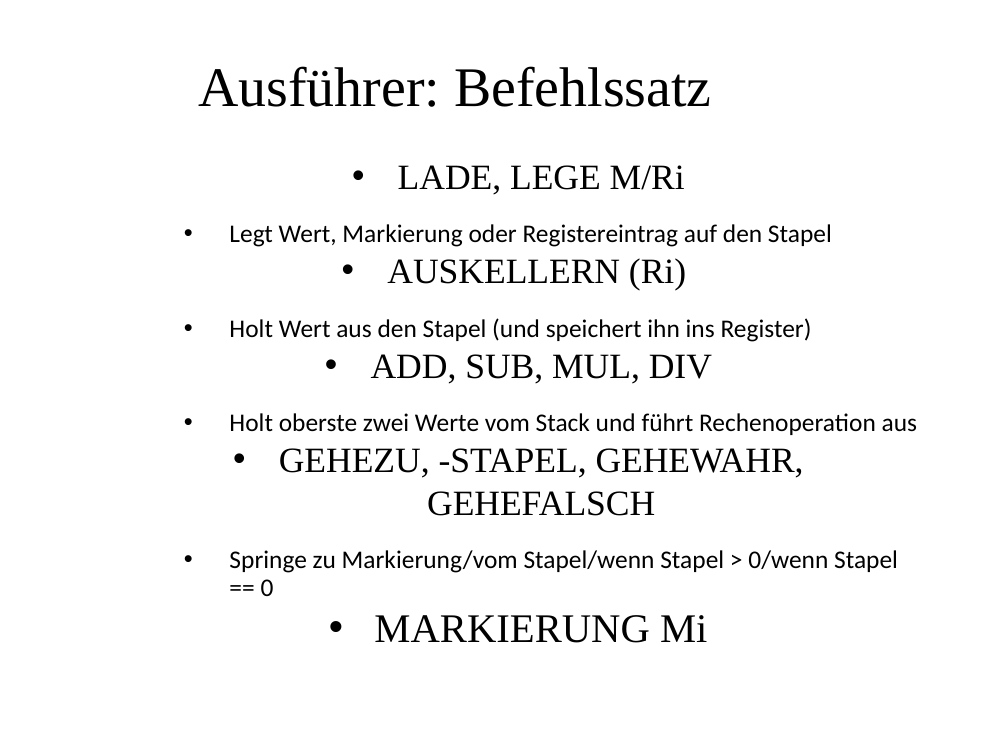
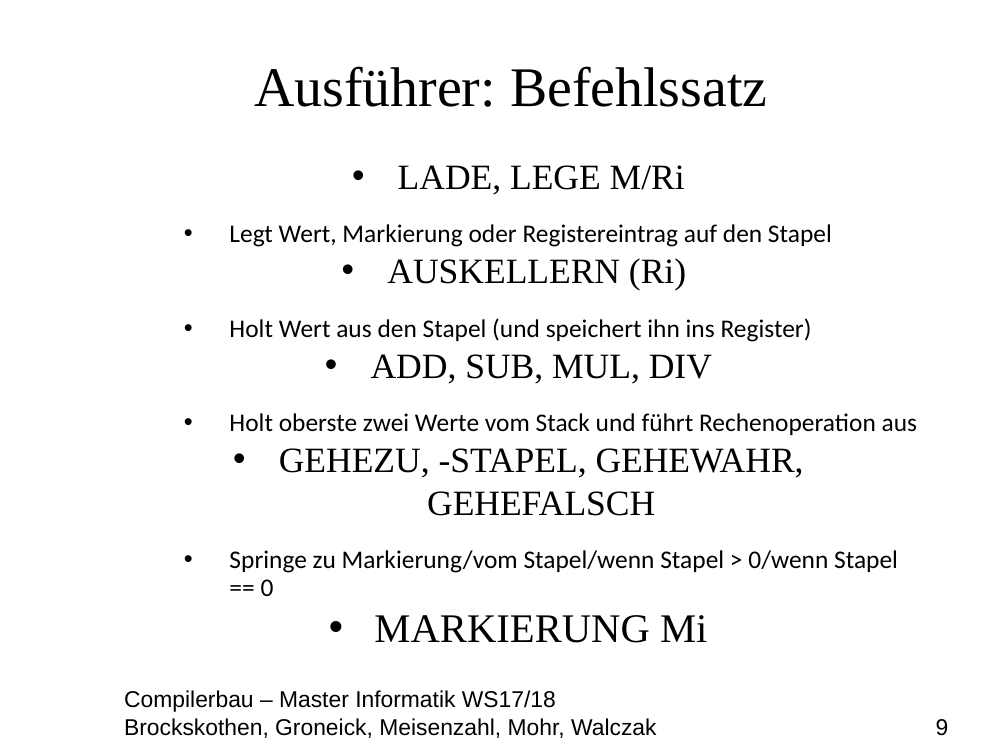
Before and after one commit to MasterInformatikHsBochum/Eine-deutsche-Praesentation, a slide deck: slide 9 of Präsentation.odp. Drawn at 1008x756 pixels with LibreOffice and Linux fonts; fonts in the diff are those of the drawing; background and template pictures are left out. Boxes give left, top, right and bottom in pixels: in the first picture for what was removed or moved away, otherwise in the second. Text is boxed around its words. In the diff, an @@ line names an element or a change of style, - is before the commit and + after.

```diff
--- a/Präsentation.odp
+++ b/Präsentation.odp
@@ title "Ausführer: Befehlssatz": place and size @@
-title "Ausführer: Befehlssatz" at <box>198,66,711,107</box>
+title "Ausführer: Befehlssatz" at <box>254,66,767,107</box>
@@ text added at <box>124,690,949,738</box>, 18 pt, text #000000 @@
+Compilerbau – Master Informatik WS17/18
+Brockskothen, Groneick, Meisenzahl, Mohr, Walczak 9
```
Also in this commit, not shown: 11 other slides changed, 1 other file.
